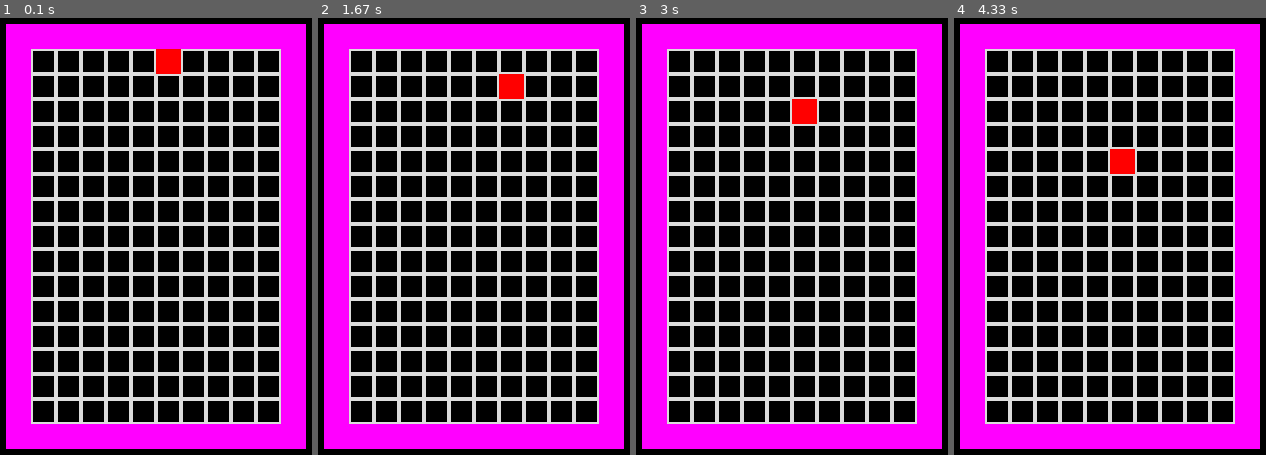
Above: before the commit, frames 1-4 (left to right).
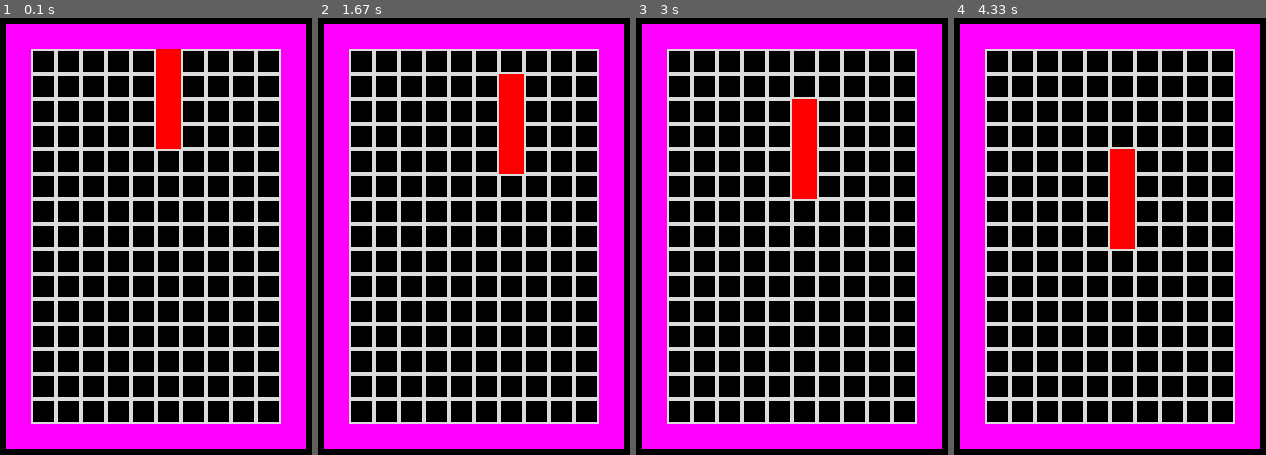
Above: after the commit, the same moments.

Repository: palomagarcia14/Tetris-Project
Game: pygame game, started from nt.py
Same seed, same stepped clock (60 frames per second), same inputs: the game is played once before the commit and once after it.
Inputs:
- Up to frame 1 (0.1 s): no input
- Up to frame 2 (1.67 s): hold Right 0.83-1.3 s
- Up to frame 3 (3 s): hold Left 1.9-2.3 s
- Up to frame 4 (4.33 s): hold Left 3-3.6 s; hold Right from 3.63 s (still down)

The runs differ from the first frame. In frame 1, 1.4% of the frame differs, in the area x 50-59%, y 12-30%; in frame 2, 1.4%; in frame 3, 1.4%; in frame 4, 1.4%.

Commit message:
Add files via upload

Diff:
--- a/nt.py
+++ b/nt.py
@@ -13,11 +13,12 @@
 _VARS = {'surf': False}
 STARTX = 250
 step = 25
-rect = pg.Rect(STARTX, 100, SQUARE_LEN, SQUARE_WID)
+rect = pg.Rect(STARTX, 100, SQUARE_LEN, SQUARE_WID*4)
 b1 = pg.Rect(5*25, 20*25,250,25)
 b2 = pg.Rect(5*25, 4*25,250,25)
 b3 = pg.Rect(4*25, 4*25,25,425)
 b4 = pg.Rect(15*25, 4*25,25,425)
+
 
 def main():
     pg.init()
@@ -70,16 +71,6 @@
 
 
 
-
-
-
-
-
-
-
-
-
-
 def checkEvents():
     for event in pg.event.get():
         if event.type == pg.QUIT:
